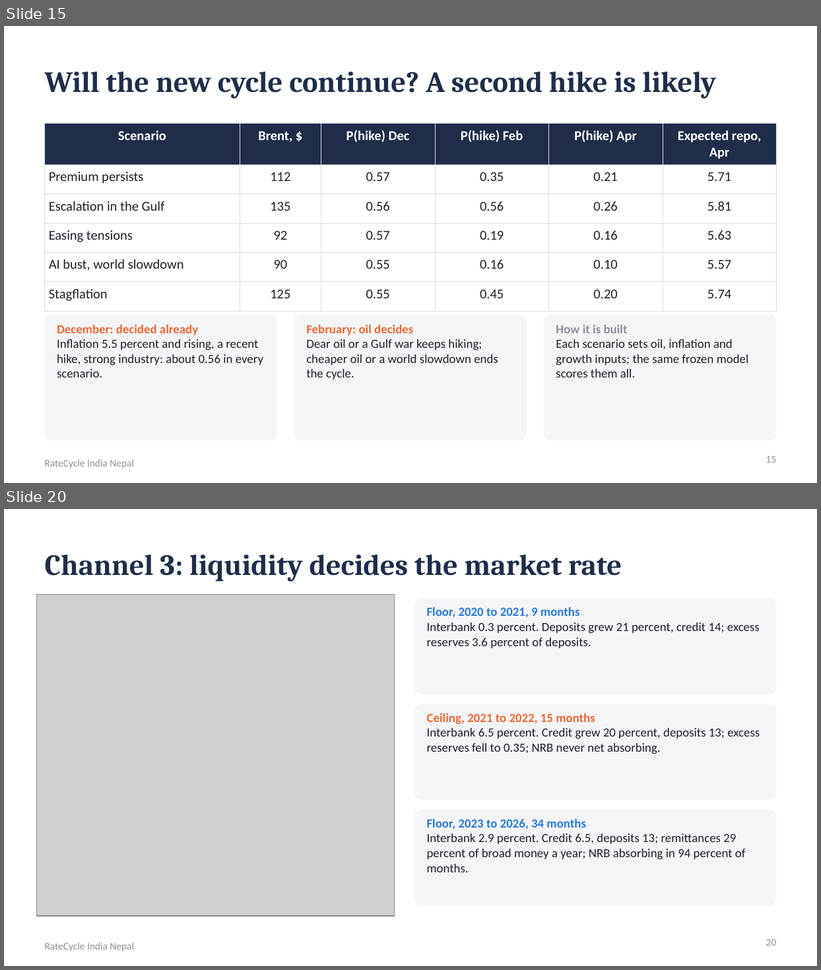
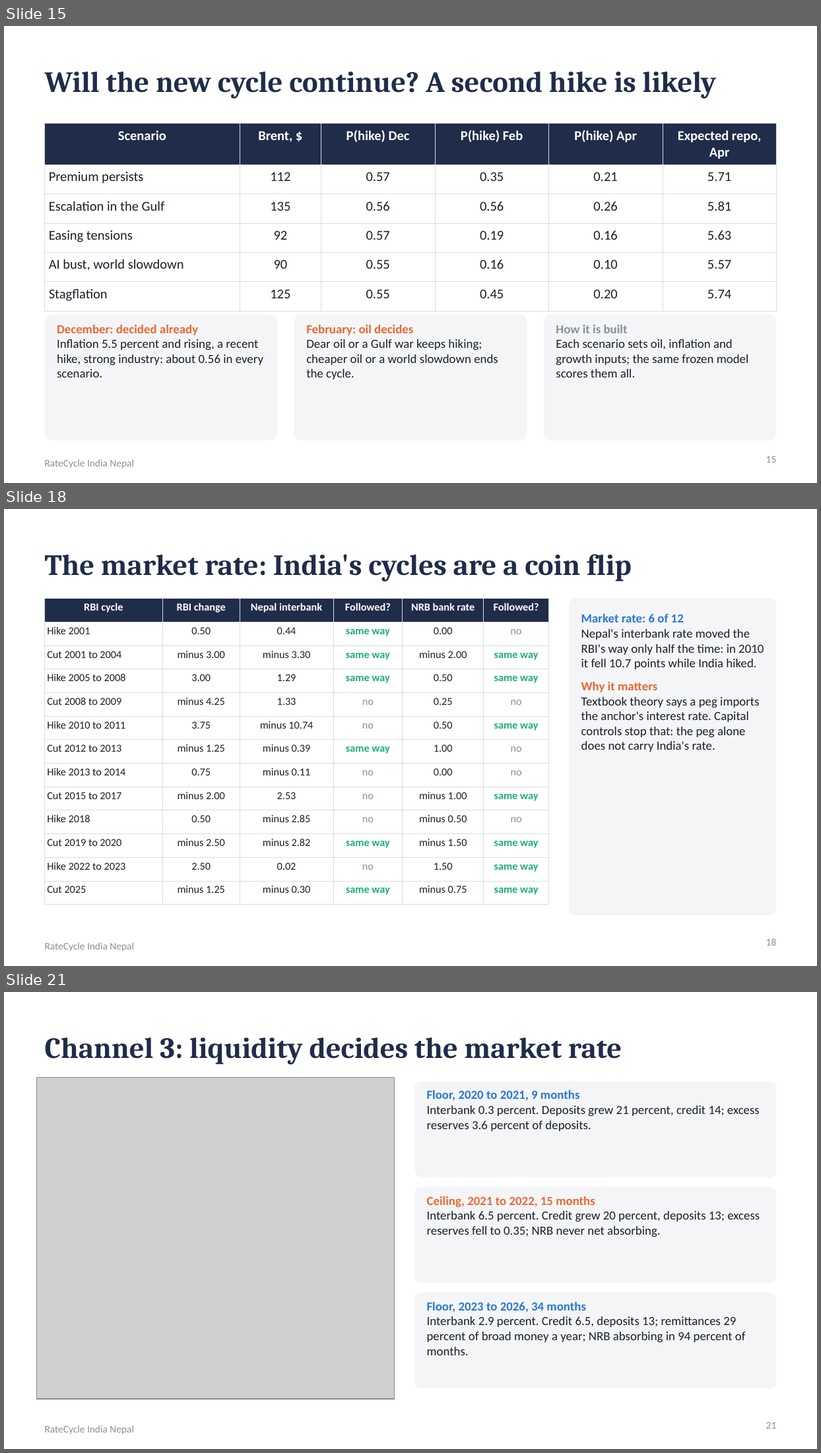
Before and after one commit to sakrit204-byte/interest_rate_cycle_prediction_for_india, a slide deck: reports/presentation/ratecycle_india_nepal.pptx. Shown one above the other, each under a label of ours: slides 15 and 20 before the commit, slides 15, 18 and 21 after it; the slides between them are not shown. The pictures are 821x970 and 821x1453 pixels, drawn with LibreOffice and Linux fonts; fonts in the diff are those of the drawing; grey boxes stand for pictures. Boxes give left, top, right and bottom in pixels: in the first picture for what was removed or moved away, otherwise in the second. Text is boxed around its words. In the diff, an @@ line names an element or a change of style, - is before the commit and + after.

Commit message:
Policy response test before and during the NRB corridor, coin flip and 0.5 result in deck and dashboard, decisions D055 and D056

```diff
--- a/reports/presentation/ratecycle_india_nepal.pptx
+++ b/reports/presentation/ratecycle_india_nepal.pptx
@@ slide 18 added at (4, 509, 817, 966), background #FFFFFF; not listed: 1 template element that a slide beside it also shows @@
@@ title added at (45, 554, 632, 582), 26 pt, text #1F2D4A, bold @@
+The market rate: India's cycles are a coin flip
@@ table added at (45, 599, 548, 898), 13 rows, 6 columns @@
+RBI cycle | RBI change | Nepal interbank | Followed? | NRB bank rate | Followed?
+Hike 2001 | 0.50 | 0.44 | same way | 0.00 | no
+Cut 2001 to 2004 | minus 3.00 | minus 3.30 | same way | minus 2.00 | same way
+Hike 2005 to 2008 | 3.00 | 1.29 | same way | 0.50 | same way
+Cut 2008 to 2009 | minus 4.25 | 1.33 | no | 0.25 | no
+Hike 2010 to 2011 | 3.75 | minus 10.74 | no | 0.50 | same way
+Cut 2012 to 2013 | minus 1.25 | minus 0.39 | same way | 1.00 | no
+Hike 2013 to 2014 | 0.75 | minus 0.11 | no | 0.00 | no
+Cut 2015 to 2017 | minus 2.00 | 2.53 | no | minus 1.00 | same way
+Hike 2018 | 0.50 | minus 2.85 | no | minus 0.50 | no
+Cut 2019 to 2020 | minus 2.50 | minus 2.82 | same way | minus 1.50 | same way
+Hike 2022 to 2023 | 2.50 | 0.02 | no | 1.50 | same way
+Cut 2025 | minus 1.25 | minus 0.30 | same way | minus 0.75 | same way
@@ rounded rectangle added at (569, 599, 776, 916), fill #F4F5F7 @@
@@ text added at (582, 613, 764, 752), 11 pt, text #1B1F2A @@
+Market rate: 6 of 12
+Nepal's interbank rate moved the RBI's way only half the time: in 2010 it fell 10.7 points while India hiked.
+Why it matters
+Textbook theory says a peg imports the anchor's interest rate. Capital controls stop that: the peg alone does not carry India's rate.
@@ page number added at (766, 939, 777, 946), 9 pt, text #8A8F98 @@
+18
@@ what was slide 20 is now slide 21 @@
@@ page number at (766, 1422, 777, 1429): text changed @@
-20
+21
```
Also in this commit, not shown: 7 slides changed, 7 other files.
